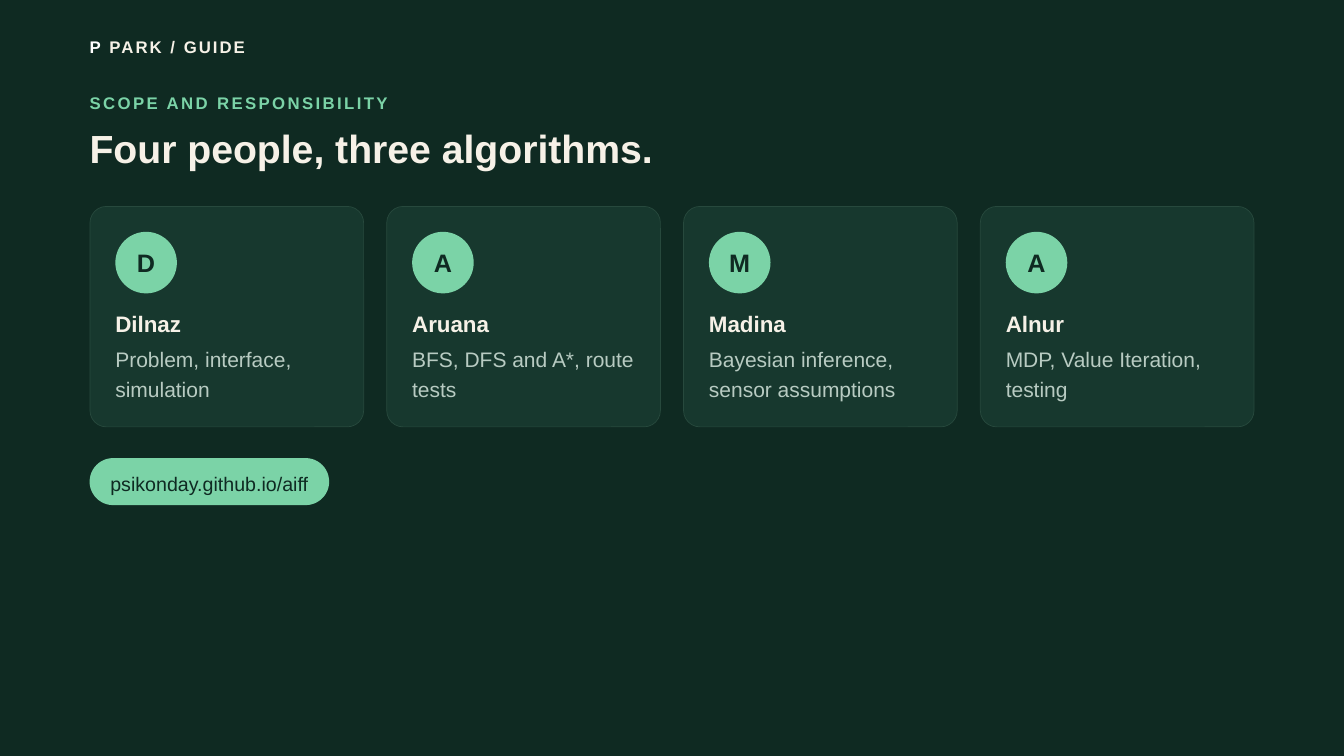
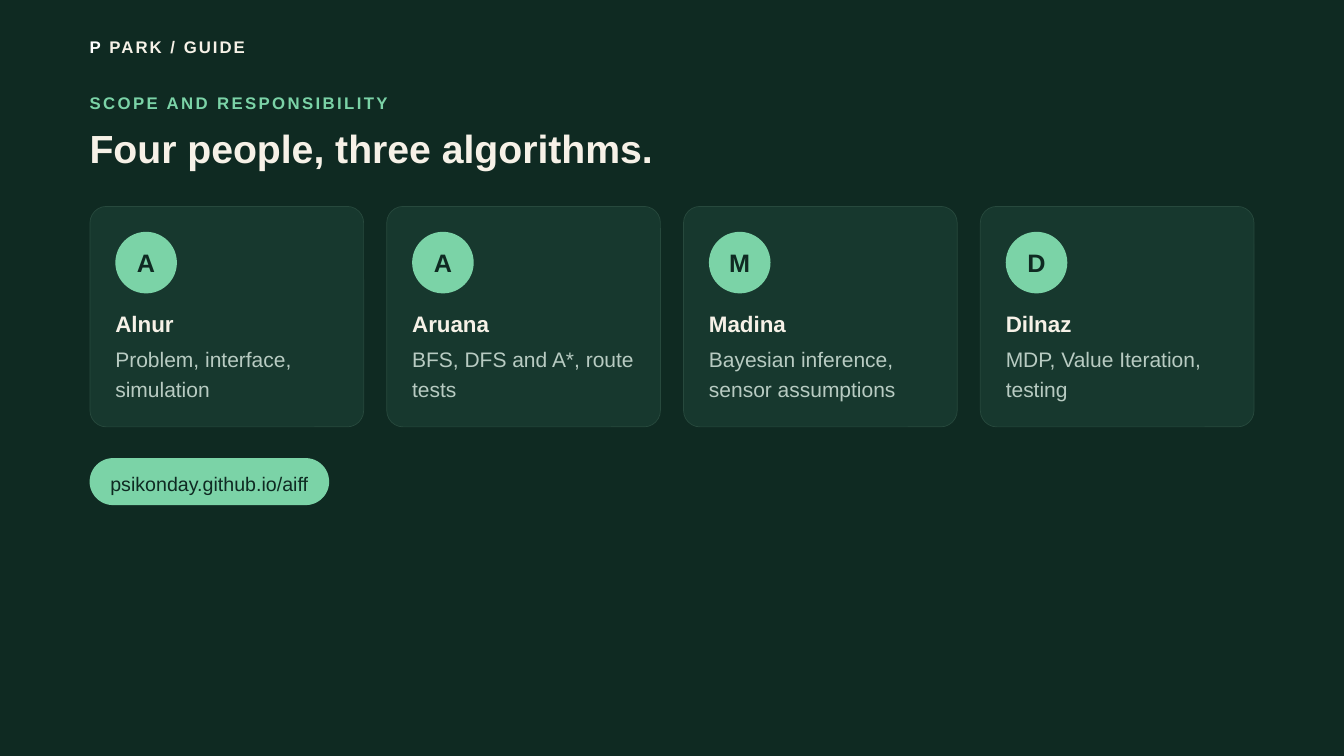
Before and after one commit to psikonday/aiff, a slide deck: slide 7 of docs/presentation.pptx. Drawn at 1344x756 pixels with LibreOffice and Linux fonts; fonts in the diff are those of the drawing. Boxes give left, top, right and bottom in pixels: in the first picture for what was removed or moved away, otherwise in the second. Text is boxed around its words. In the diff, an @@ line names an element or a change of style, - is before the commit and + after.

```diff
--- a/docs/presentation.pptx
+++ b/docs/presentation.pptx
@@ text in rounded rectangle at <box>137,254,155,272</box>: text changed @@
-D
+A
@@ text in rounded rectangle at <box>1027,254,1045,272</box>: text changed @@
-A
+D
@@ text at <box>115,315,173,333</box>: text changed @@
-Dilnaz
+Alnur
@@ text at <box>1006,315,1072,332</box>: text changed @@
-Alnur
+Dilnaz
```
Also in this commit, not shown: 1 other slide changed, 8 other files.
